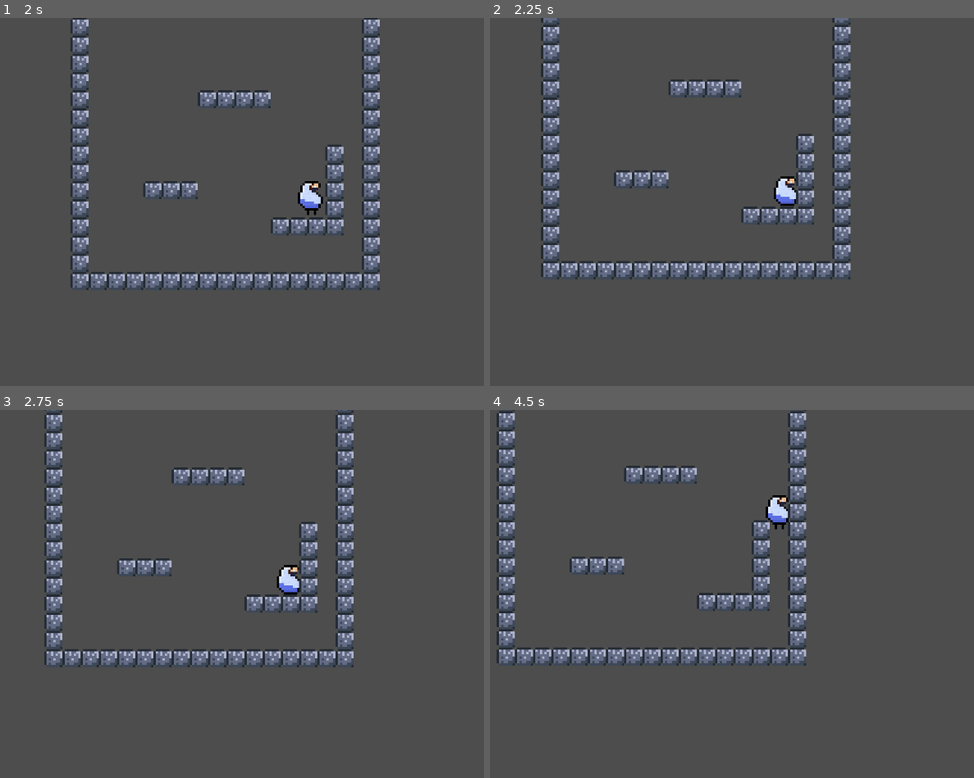
Above: before the commit, frames 1-4 (two rows, left to right).
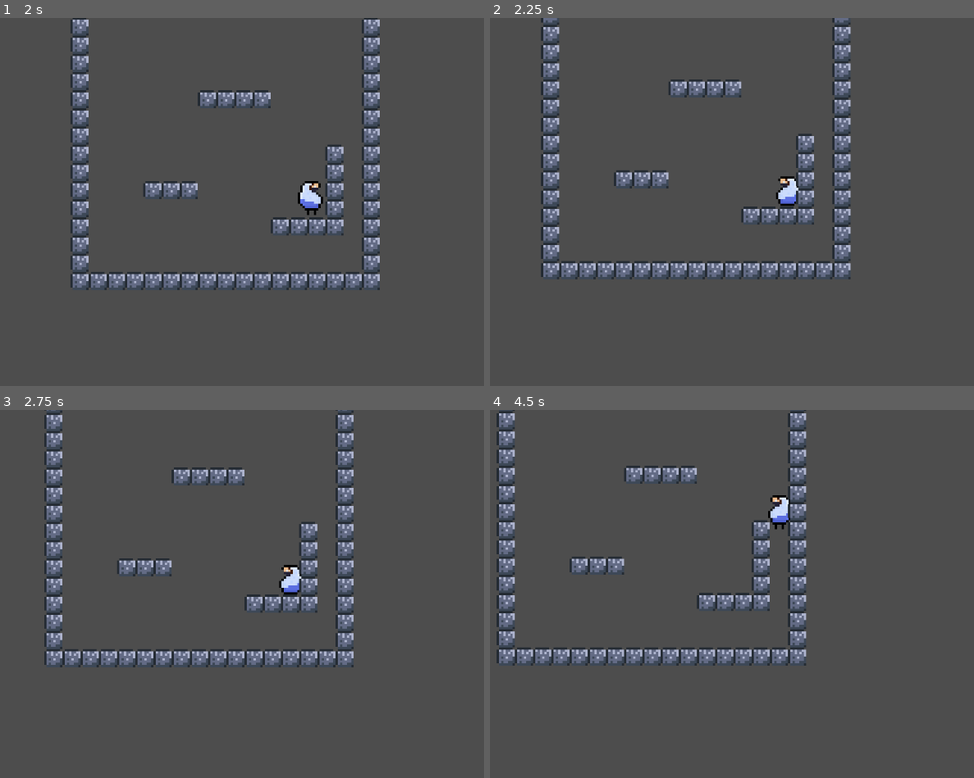
Above: after the commit, the same moments.

Repository: absmaa21/Icy_Jumper
Game: Godot game, scene res://scenes/prototype_world.tscn
Same seed, same stepped clock (60 frames per second), same inputs: the game is played once before the commit and once after it.
Inputs:
- Up to frame 1 (2 s): hold Space (jump) 0.53-1.28 s; hold D (right) from 0.53 s (still down); tap Enter at 1.25 s; tap Space (jump) at 1.35, 1.52, 1.82 s
- Up to frame 2 (2.25 s): release D (right) at 2.03 s; hold A (left) from 2.03 s (still down); hold Space (jump) from 2.03 s (still down)
- Up to frame 3 (2.75 s): keep holding A (left); keep holding Space (jump)
- Up to frame 4 (4.5 s): release A (left) at 2.78 s; release Space (jump) at 2.78 s; hold D (right) 2.78-4.28 s; tap Space (jump) at 2.85, 3.02, 3.32, 4.35 s; hold Space (jump) 3.53-4.28 s; hold A (left) from 4.28 s (still down)

Frame 1 is identical in both runs. In frame 2, 0.2% of the frame differs, in the area x 58-64%, y 43-50%; in frame 3, 0.2%, in the area x 57-63%, y 42-49%; in frame 4, 0.2%.

Commit message:
Update player.gd
Update code for better readability and reduces mid-air movement speed

Diff:
--- a/scripts/player.gd
+++ b/scripts/player.gd
@@ -31,17 +31,20 @@
 		velocity.y = JUMP_VELOCITY * jump_power
 		deltaTimeSinceStart = 0
 
+	# Handle air movement
 	if not is_on_floor() and (Input.is_action_just_pressed("left") or Input.is_action_just_pressed("right")):
 		changedDirectionInAir = true
 
+	# Handle movement
 	var direction = Input.get_axis("left", "right")
+	changeSpriteDirection(direction)
 	if is_on_floor() and not deltaTimeSinceStart > 0:
 		resetMoveVelocity()
 		animated_sprite.play("idle")
 	elif not is_jump_loading and not is_on_floor():
 		if direction:
 			if changedDirectionInAir:
-				velocity.x = direction * 0.4 * SPEED
+				velocity.x = direction * 0.3 * SPEED
 			else:
 				velocity.x = direction * SPEED
 	else:
@@ -52,3 +55,16 @@
 func resetMoveVelocity():
 	velocity.x = 0
 	changedDirectionInAir = false
+
+func changeSpriteDirection(direction):
+	if animated_sprite.flip_h:
+		if direction <= 0:
+			animated_sprite.flip_h = true
+		else:
+			animated_sprite.flip_h = false
+
+	else:
+		if direction >= 0:
+			animated_sprite.flip_h = false
+		else:
+			animated_sprite.flip_h = true
